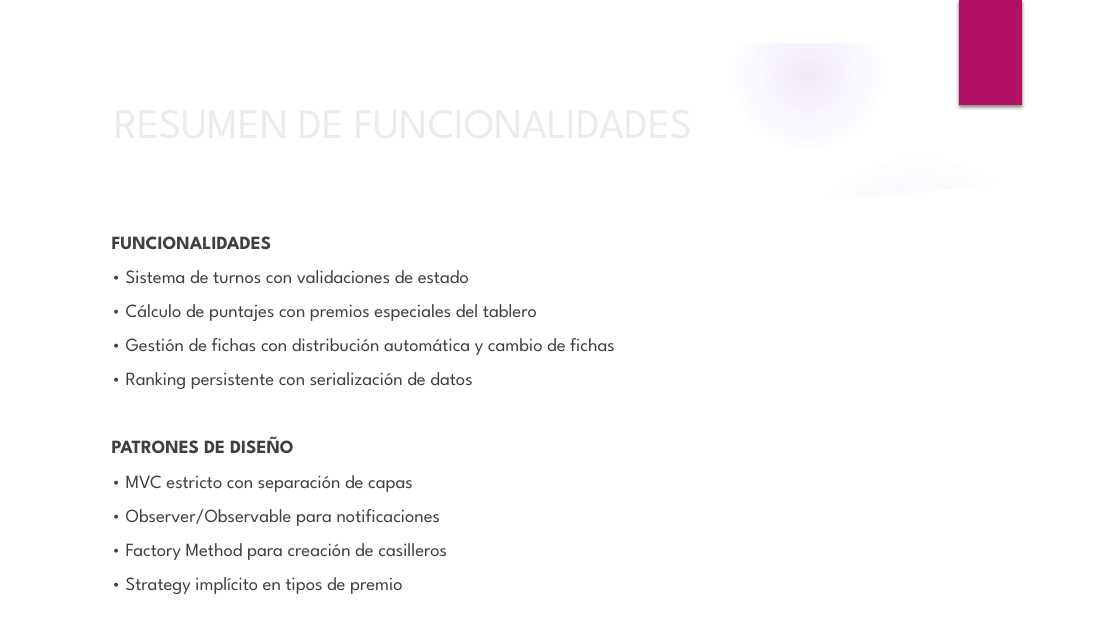
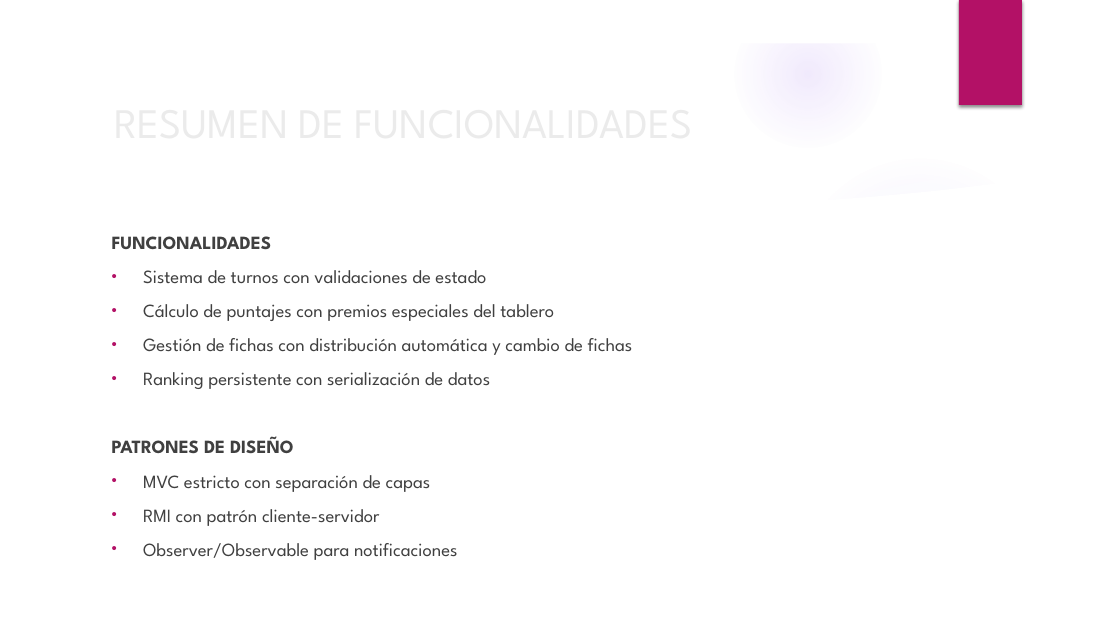
Before and after one commit to BinaryJuan/scrabble-poo, a slide deck: slide 50 of SCRABBLE.pptx (slide 48 before the commit). Drawn at 1120x630 pixels with LibreOffice and Linux fonts; fonts in the diff are those of the drawing; background and template pictures are left out. Boxes give left, top, right and bottom in pixels: in the first picture for what was removed or moved away, otherwise in the second. Text is boxed around its words. In the diff, an @@ line names an element or a change of style, - is before the commit and + after.

Commit message:
ppt update

```diff
--- a/SCRABBLE.pptx
+++ b/SCRABBLE.pptx
@@ text at [143,270,633,389]: text changed @@
-• Sistema de turnos con validaciones de estado
-• Cálculo de puntajes con premios especiales del tablero
-• Gestión de fichas con distribución automática y cambio de fichas
-• Ranking persistente con serialización de datos
+• Sistema de turnos con validaciones de estado
+• Cálculo de puntajes con premios especiales del tablero
+• Gestión de fichas con distribución automática y cambio de fichas
+• Ranking persistente con serialización de datos
@@ text at [143,475,458,560]: text changed @@
-• MVC estricto con separación de capas
-• Observer/Observable para notificaciones
-• Factory Method para creación de casilleros
-• Strategy implícito en tipos de premio
+• MVC estricto con separación de capas
+• RMI con patrón cliente-servidor
+• Observer/Observable para notificaciones
```
Also in this commit, not shown: 12 other slides changed, 3 slides added, 1 slide removed, 3 other files.
